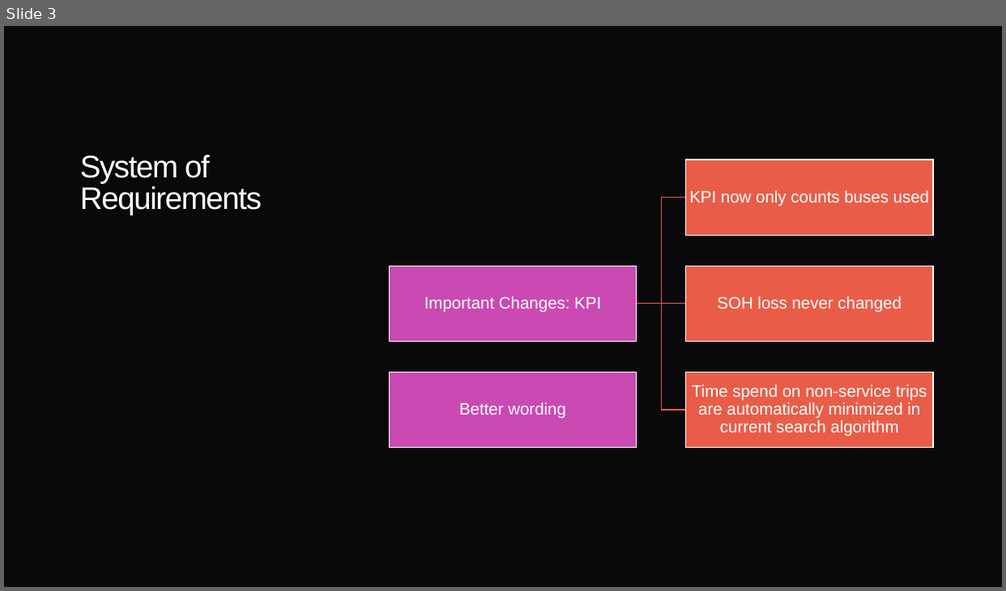
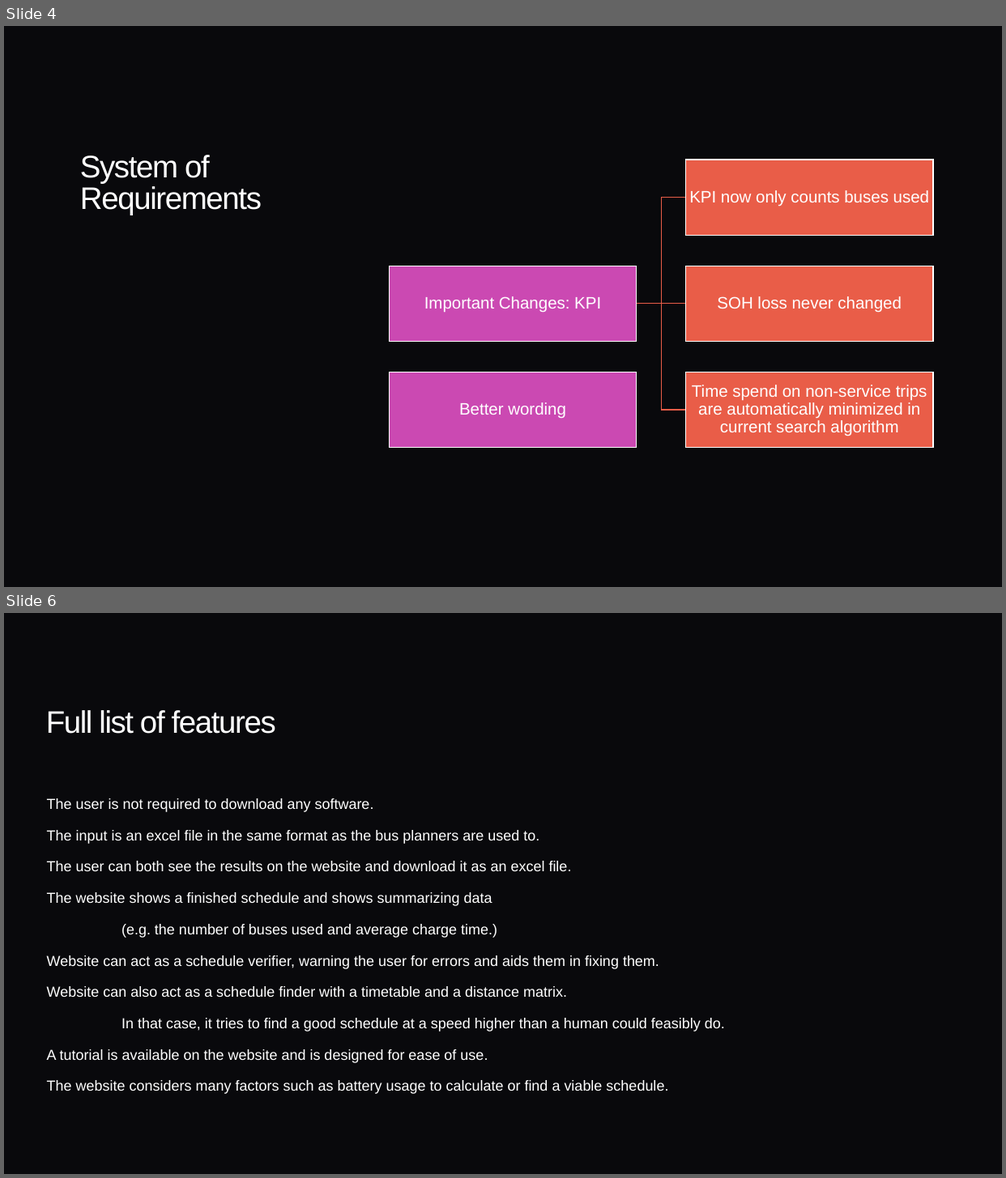
Before and after one commit to ginassadauskas/Project5Group1, a slide deck: Legal/StatementOfRequirementsV3.pptx. Shown one above the other, each under a label of ours: slide 3 before the commit, slides 4 and 6 after it; the slides between them are not shown. The pictures are 1006x591 and 1006x1178 pixels, drawn with LibreOffice and Linux fonts; fonts in the diff are those of the drawing. Boxes give left, top, right and bottom in pixels: in the first picture for what was removed or moved away, otherwise in the second. Text is boxed around its words. In the diff, an @@ line names an element or a change of style, - is before the commit and + after.

```diff
--- a/Legal/StatementOfRequirementsV3.pptx
+++ b/Legal/StatementOfRequirementsV3.pptx
@@ slide 6 added at (x1=4, y1=613, x2=1002, y2=1174), background #09090C @@
@@ title added at (x1=46, y1=710, x2=276, y2=734), 30 pt, text #FFFFFF @@
+Full list of features
@@ text added at (x1=47, y1=798, x2=725, y2=1094), 14 pt, text #FFFFFF @@
+The user is not required to download any software.
+The input is an excel file in the same format as the bus planners are used to.
+The user can both see the results on the website and download it as an excel file.
+The website shows a finished schedule and shows summarizing data
+(e.g. the number of buses used and average charge time.)
+Website can act as a schedule verifier, warning the user for errors and aids them in fixing them.
+Website can also act as a schedule finder with a timetable and a distance matrix.
+In that case, it tries to find a good schedule at a speed higher than a human could feasibly do.
+A tutorial is available on the website and is designed for ease of use.
+The website considers many factors such as battery usage to calculate or find a viable schedule.
@@ what was slide 3 is now slide 4 @@
```
Also in this commit, not shown: 1 slide changed, 6 other slides added, 1 other file.
